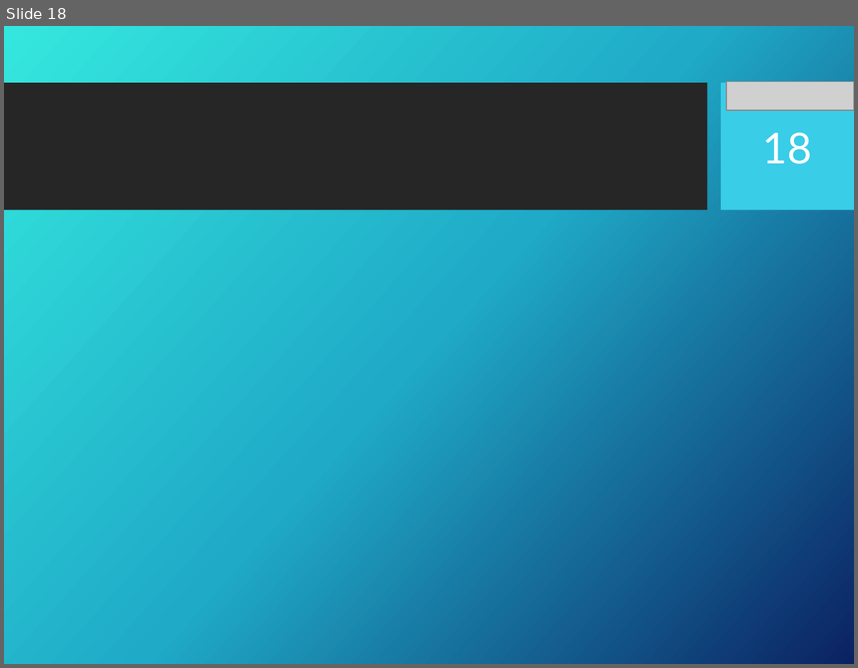
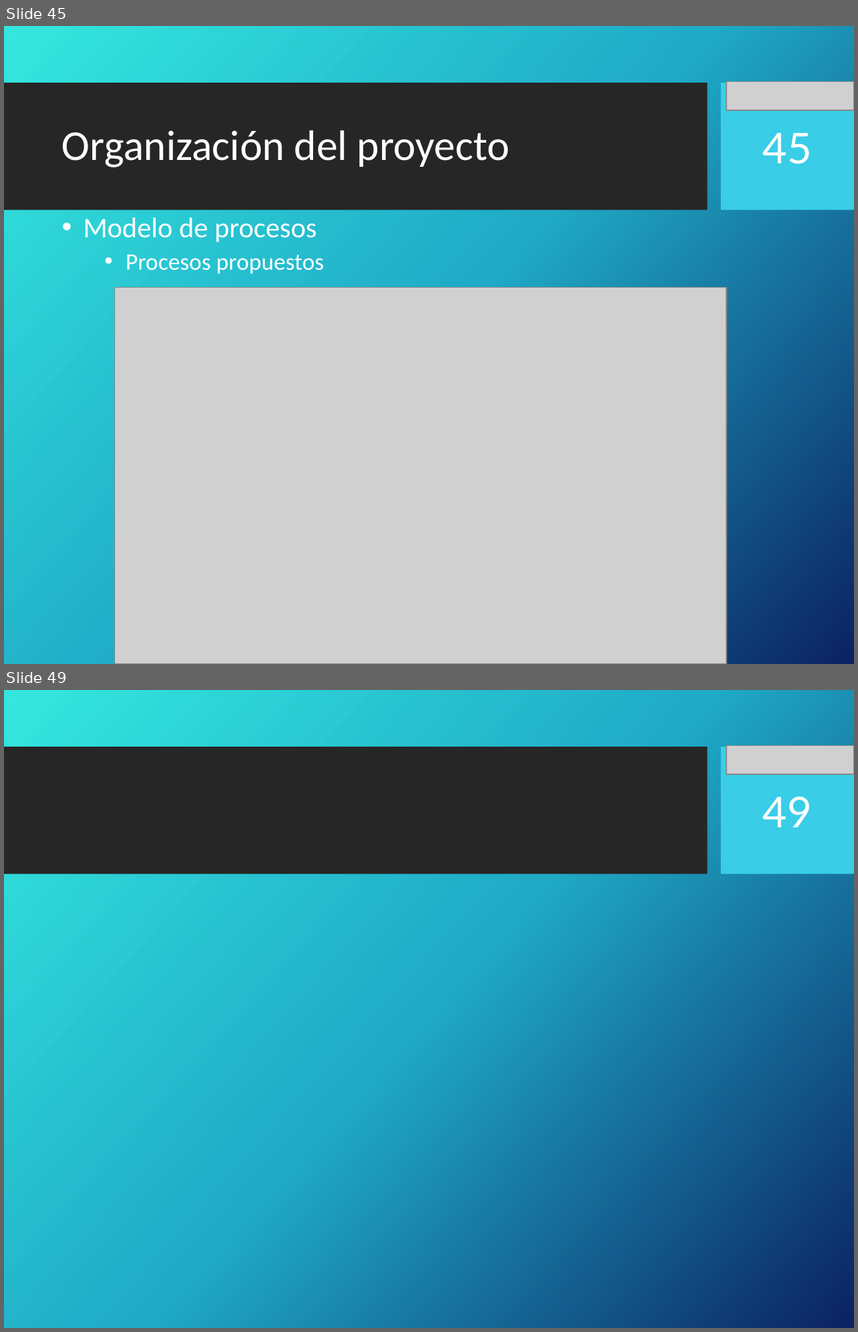
Before and after one commit to portafolio2016/hipocrates, a slide deck: docs/plan-de-proyecto/ppt-iteracion1.pptx. Shown one above the other, each under a label of ours: slide 18 before the commit, slides 45 and 49 after it; the slides between them are not shown. The pictures are 858x668 and 858x1332 pixels, drawn with LibreOffice and Linux fonts; fonts in the diff are those of the drawing; grey boxes stand for pictures; background and template pictures are left out. Boxes give left, top, right and bottom in pixels: in the first picture for what was removed or moved away, otherwise in the second. Text is boxed around its words. In the diff, an @@ line names an element or a change of style, - is before the commit and + after.

Commit message:
Agregado BPMN
Pablo me va a matar, pero no puedo hacerlo más "bonito", pq si los dejos de otro modo, en el proyector mañana no se verá

```diff
--- a/docs/plan-de-proyecto/ppt-iteracion1.pptx
+++ b/docs/plan-de-proyecto/ppt-iteracion1.pptx
@@ slide 45 added at (x1=4, y1=26, x2=854, y2=664), background picture (left out); not listed: 2 template elements that a slide beside it also shows @@
@@ picture added at (x1=726, y1=82, x2=854, y2=111) @@
@@ title added at (x1=62, y1=130, x2=510, y2=167), 36 pt, text #FFFFFF @@
+Organización del proyecto
@@ page number added at (x1=763, y1=133, x2=812, y2=164), 36 pt, text #FFFFFF @@
+45
@@ text added at (x1=83, y1=217, x2=324, y2=274), 20 pt, text #FFFFFF @@
+• Modelo de procesos
+  • Procesos propuestos
@@ picture added at (x1=114, y1=287, x2=726, y2=664) @@
@@ what was slide 18 is now slide 49 @@
@@ page number at (x1=763, y1=796, x2=812, y2=827): text changed @@
-18
+49
```
Also in this commit, not shown: 1 slide changed, 30 other slides added.
